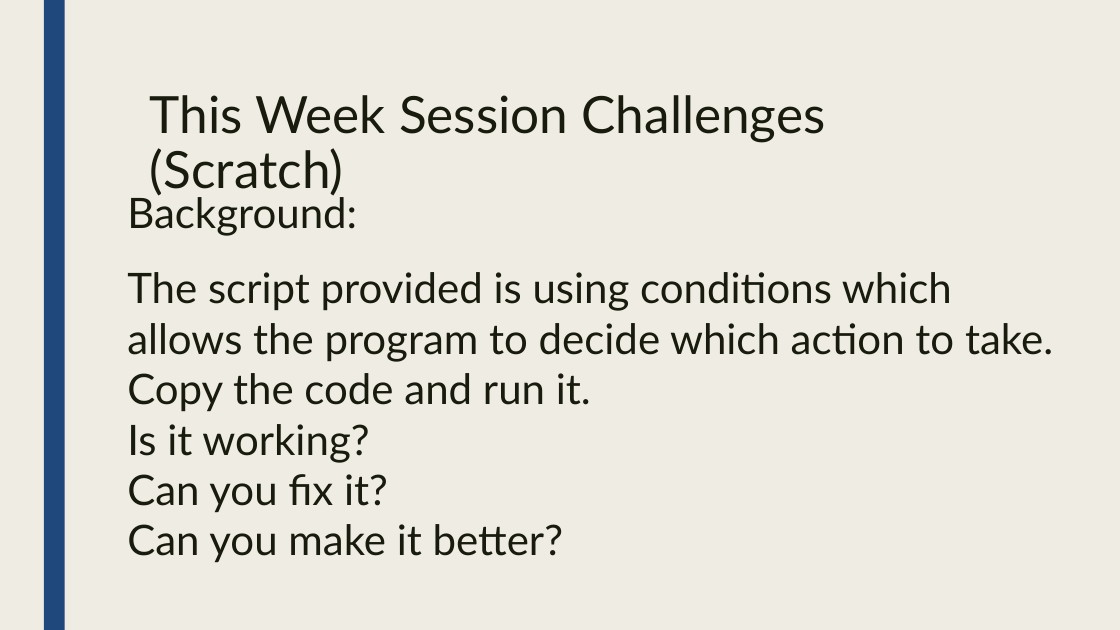
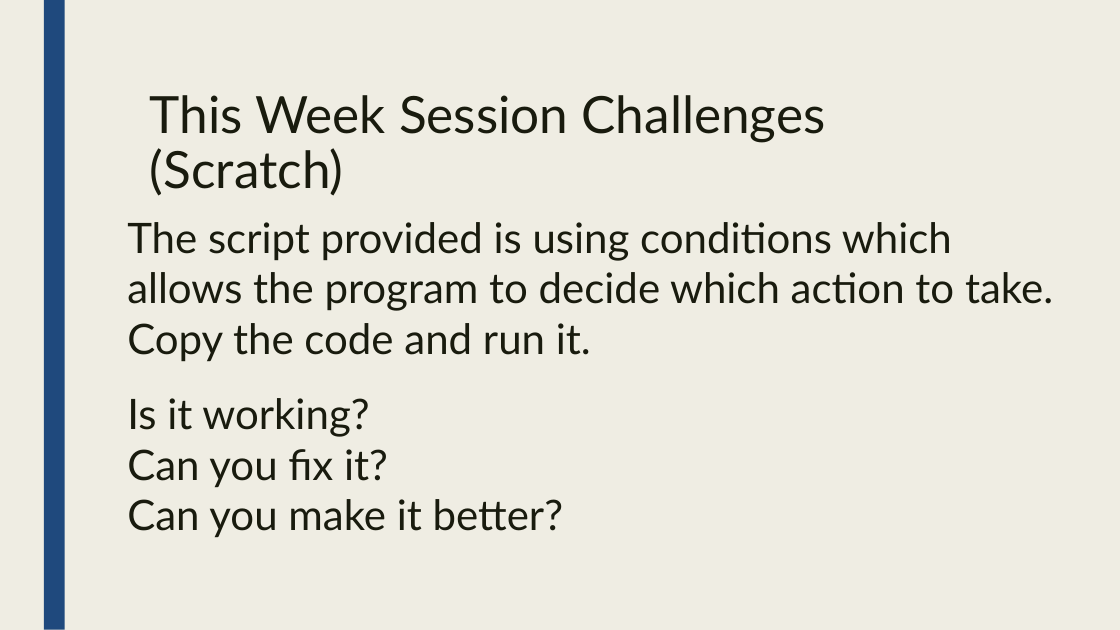
Before and after one commit to coderdojo-kells/instructional-materials, a slide deck: slide 9 of Slidedecks/CoderDojoKells_Autumn_Session6_101118.pptx. Drawn at 1120x630 pixels with LibreOffice and Linux fonts; fonts in the diff are those of the drawing. Boxes give left, top, right and bottom in pixels: in the first picture for what was removed or moved away, otherwise in the second. Text is boxed around its words. In the diff, an @@ line names an element or a change of style, - is before the commit and + after.

```diff
--- a/Slidedecks/CoderDojoKells_Autumn_Session6_101118.pptx
+++ b/Slidedecks/CoderDojoKells_Autumn_Session6_101118.pptx
@@ text at box(127, 192, 357, 236): paragraph removed @@
-Background:
```
Also in this commit, not shown: 6 other slides changed, 1 slide added, 1 other file.
